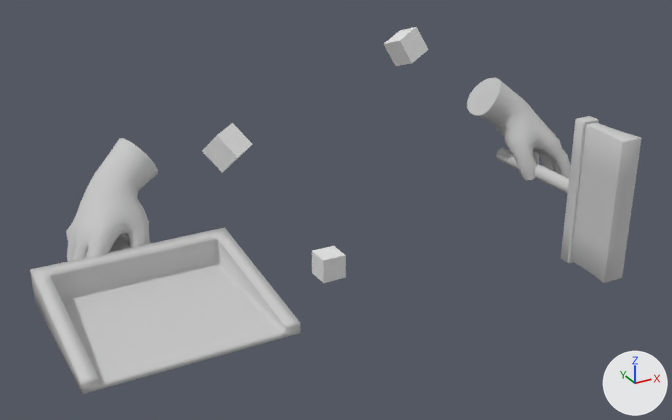
The FBX model assetsource/models/hands/hands_tempSweep.FBX as it was, and as the next commit left it.
Camera for both pictures: a 50 mm camera at (-1.61, -2.99, 1.73) aimed at (-0.11, -0.27, 0.37). Arrows for +X, +Y and +Z are at lower right; the lights stay in place. Where no turn or scale is listed for an object, it has been applied to the vertices.

Names of what the first picture shows: 'Box001', 'Cylinder001', 'leftArm', 'maleHandsStrong', 'rightArm', 'root'.
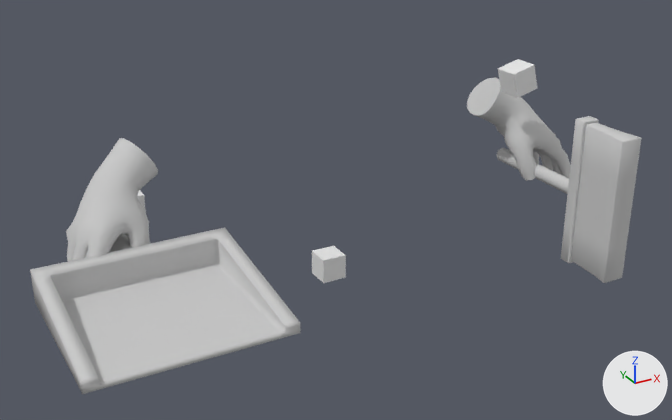
Changed parts and their boxes [x1, y1, x2, y2] in the pictures (672 x 420 px):
'leftArm', moved, turned: before [384, 27, 428, 66]; after [498, 59, 538, 98]
'rightArm', moved, turned: before [202, 123, 252, 172]; after [137, 190, 146, 213]

Edits to the bpy script that builds the scene:
```text
Change ob_leftarm:
    ob_leftarm.location: (13.77, 0.446, 33.62) -> (29.19, -7.807, 28.6)
    ob_leftarm.rotation_euler: (-0.343, -0.381, 0.278) -> (1.571, -0.262, 0.0)  # degrees (-20, -22, 16) -> degrees (90, -15, 0)
Change ob_rightarm:
    ob_rightarm.location: (-18.68, -5.766, 24.89) -> (-29.31, 7.96, 13.35)
    ob_rightarm.rotation_euler: (0.79, -0.147, 0.617) -> (0.0, 0.0, 1.571)  # degrees (45, -8.4, 35) -> degrees (0, 0, 90)
```
